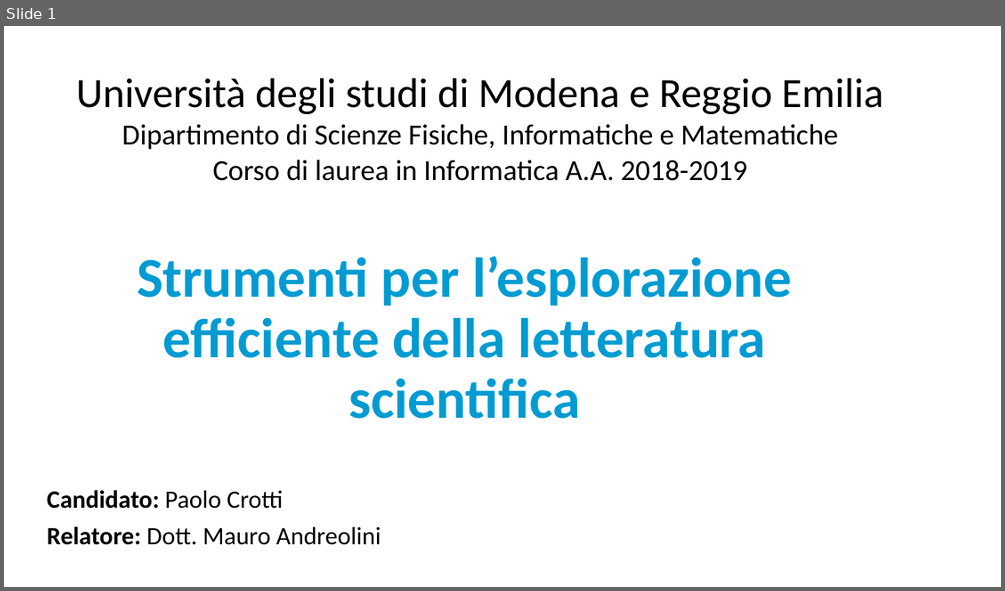
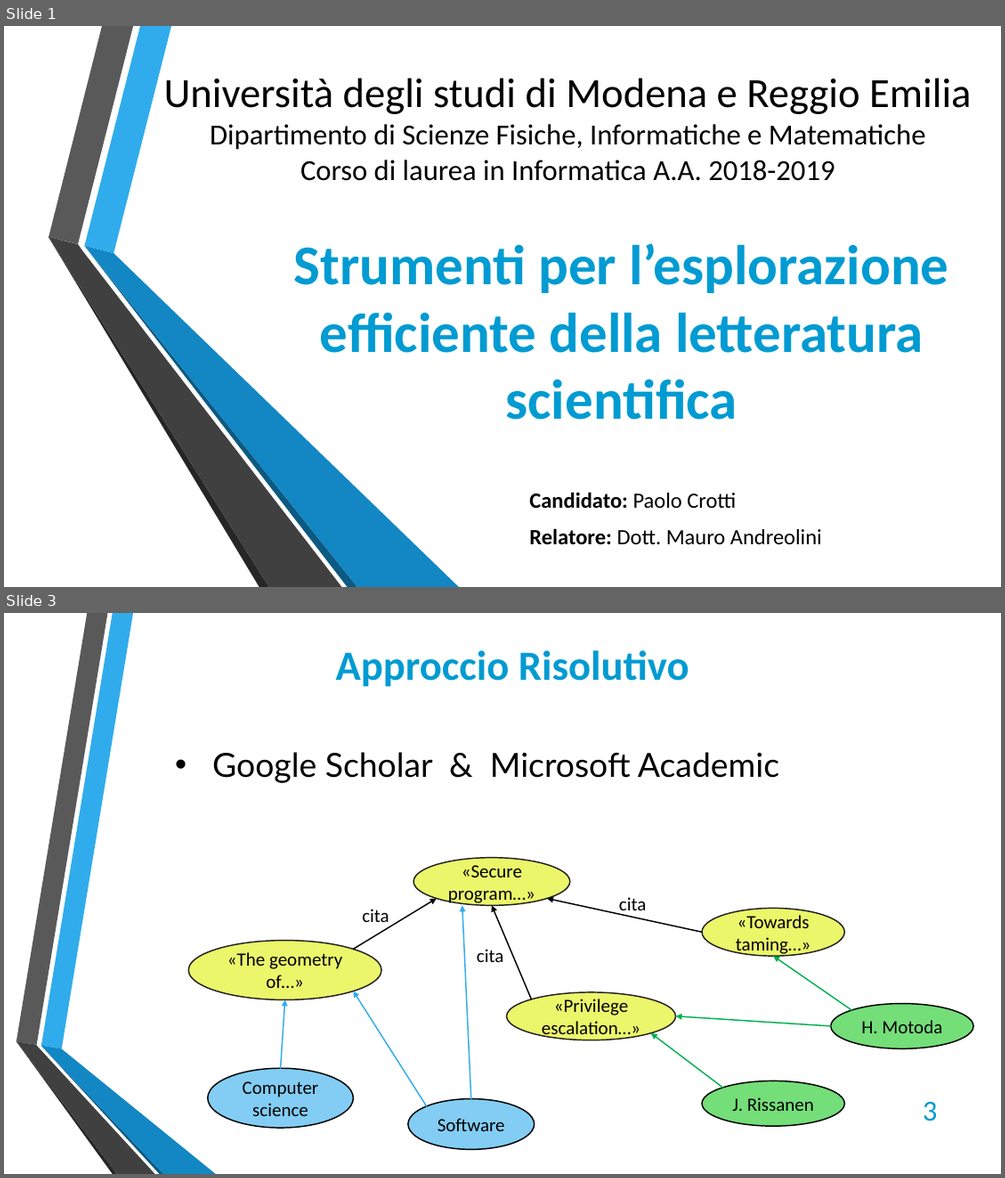
Before and after one commit to return55/lavoro, a slide deck: presentazione.pptx. Shown one above the other, each under a label of ours: slide 1 before the commit, slides 1 and 3 after it; the slides between them are not shown. The pictures are 1005x591 and 1005x1178 pixels, drawn with LibreOffice and Linux fonts; fonts in the diff are those of the drawing; background and template pictures are left out. Boxes give left, top, right and bottom in pixels: in the first picture for what was removed or moved away, otherwise in the second. Text is boxed around its words. In the diff, an @@ line names an element or a change of style, - is before the commit and + after.

```diff
--- a/presentazione.pptx
+++ b/presentazione.pptx
@@ slide 3 added at (x1=4, y1=613, x2=1001, y2=1174), background picture (left out) @@
@@ title added at (x1=336, y1=650, x2=689, y2=687), 40 pt, text #009BD2, bold @@
+Approccio Risolutivo
@@ text added at (x1=212, y1=752, x2=779, y2=783), 32 pt, text #000000 @@
+• Google Scholar & Microsoft Academic
@@ ellipse added at (x1=413, y1=858, x2=570, y2=906), fill #ECF66A, outline #212121 1.25 pt, 18 pt, text #000000 @@
+«Secure program…»
@@ arrow added from (353, 949) to (437, 899), #000000 1.25 pt @@
@@ arrow added from (471, 1099) to (462, 906), #30ACEC 1.25 pt @@
@@ arrow added from (531, 999) to (492, 906), #000000 1.25 pt @@
@@ arrow added from (702, 933) to (547, 899), #000000 1.25 pt @@
@@ text added at (x1=619, y1=897, x2=647, y2=916), 18 pt, text #000000 @@
+cita
@@ text added at (x1=362, y1=908, x2=389, y2=927), 18 pt, text #000000 @@
+cita
@@ ellipse added at (x1=702, y1=908, x2=844, y2=957), fill #ECF66A, outline #212121 1.25 pt, 18 pt, text #000000 @@
+«Towards taming…»
@@ ellipse added at (x1=189, y1=941, x2=381, y2=1000), fill #ECF66A, outline #212121 1.25 pt, 18 pt, text #000000 @@
+«The geometry of…»
@@ text added at (x1=477, y1=949, x2=504, y2=962), 18 pt, text #000000 @@
+cita
@@ arrow added from (852, 1010) to (774, 957), #00B050 1.25 pt @@
@@ arrow added from (281, 1069) to (285, 999), #30ACEC 1.25 pt @@
@@ arrow added from (427, 1106) to (353, 991), #30ACEC 1.25 pt @@
@@ ellipse added at (x1=507, y1=992, x2=676, y2=1040), fill #ECF66A, outline #212121 1.25 pt, 18 pt, text #000000 @@
+«Privilege escalation…»
@@ ellipse added at (x1=831, y1=1004, x2=974, y2=1048), fill #74DE79, outline #000000 1.25 pt, 18 pt, text #000000 @@
+H. Motoda
@@ arrow added from (722, 1087) to (651, 1033), #00B050 1.25 pt @@
@@ arrow added from (831, 1026) to (676, 1016), #00B050 1.25 pt @@
@@ group added at (x1=16, y1=613, x2=216, y2=1174): 6 freeform shapes @@
@@ ellipse added at (x1=208, y1=1069, x2=353, y2=1128), fill #83CDF4, outline #000000 1.25 pt, 18 pt, text #000000 @@
+Computer science
@@ ellipse added at (x1=702, y1=1081, x2=844, y2=1126), fill #74DE79, outline #000000 1.25 pt, 18 pt, text #000000 @@
+J. Rissanen
@@ ellipse added at (x1=408, y1=1099, x2=534, y2=1150), fill #83CDF4, outline #000000 1.25 pt, 18 pt, text #000000 @@
+Software
@@ page number added at (x1=922, y1=1101, x2=938, y2=1121), 28 pt, text #009BD2 @@
+3
@@ slide 1 changed as well @@
@@ text "Università degli studi di Modena ..." moved from (x1=76, y1=78, x2=883, y2=181) to (x1=164, y1=78, x2=971, y2=181) @@
@@ group added at (x1=48, y1=26, x2=460, y2=587): 6 freeform shapes @@
@@ title "Strumenti per l’esplorazione efficiente della ..." moved from (x1=137, y1=256, x2=792, y2=418) to (x1=293, y1=243, x2=948, y2=419) @@
@@ title "Strumenti per l’esplorazione efficiente della ..." at (x1=293, y1=243, x2=948, y2=419): line spacing 0.9 to 1 @@
@@ subtitle "Candidato: Paolo Crotti" moved from (x1=47, y1=490, x2=381, y2=545) to (x1=529, y1=491, x2=822, y2=545) @@
@@ subtitle "Candidato: Paolo Crotti" at (x1=529, y1=491, x2=822, y2=545): size 24 to 21 pt; line spacing 0.9 to 1 @@
```
Also in this commit, not shown: 1 other slide changed, 6 other slides added, 1 slide removed, 9 other files.
